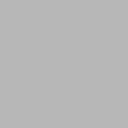
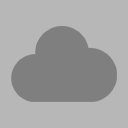
Comparing the layer stacks of the two 128px x 128px images. Changes:
added layer "Layer 1" above "Rectangle 1" over 11, 26, 117, 102
